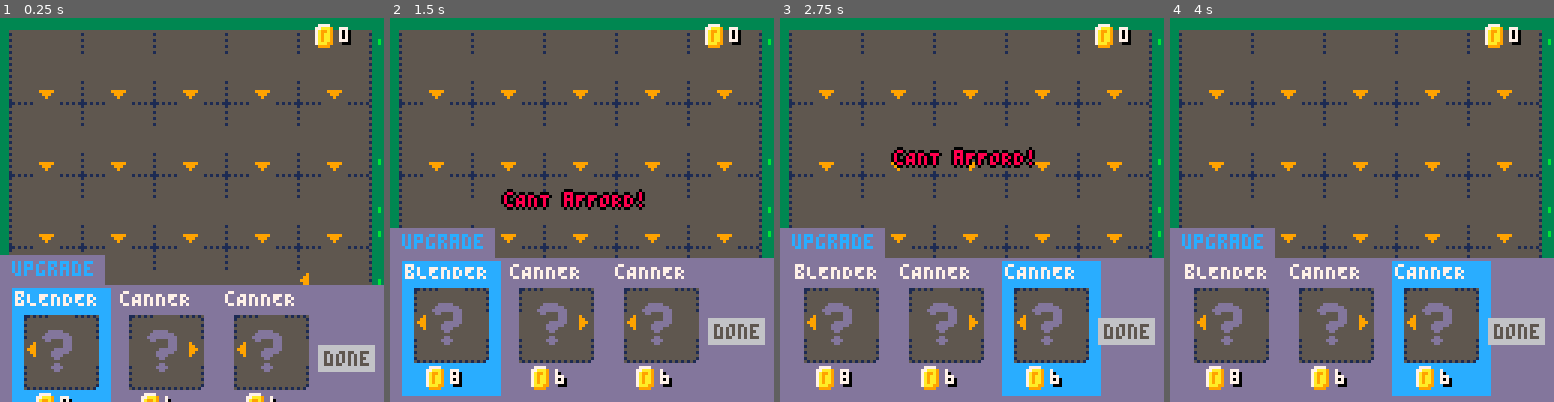
Above: before the commit, frames 1-4 (left to right).
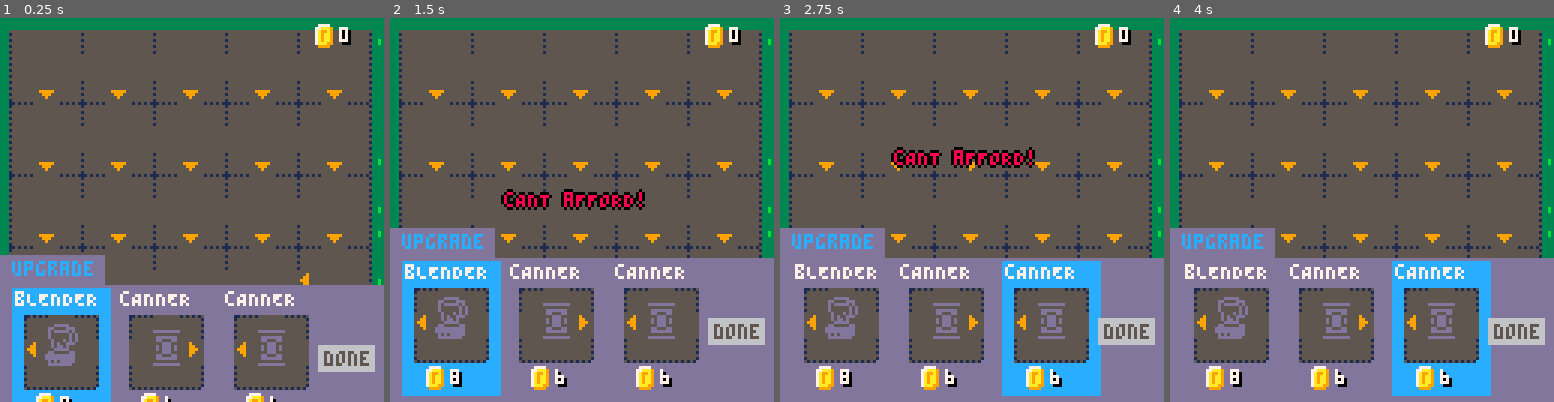
Above: after the commit, the same moments.

Repository: joeld42/ldjam_jovoc
Game: PICO-8 cartridge ld52_harvest/harvest.p8
Two runs of this game, one before a commit and one after it. Both use one fixed random seed, a clock stepped at 60 frames per second and the inputs below.
Inputs:
- Up to frame 1 (0.25 s): no input
- Up to frame 2 (1.5 s): tap X (X key) at 0.33, 1.07 s; tap O (Z key) at 0.7 s
- Up to frame 3 (2.75 s): hold Right 1.6-2.1 s; tap O (Z key) at 1.7, 2.1, 2.5 s; tap X (X key) at 1.85 s; hold Up 2.15-2.42 s; hold Right from 2.47 s (still down)
- Up to frame 4 (4 s): tap O (Z key) at 2.9, 3.3, 3.7 s; tap X (X key) at 2.97 s; release Right at 3.03 s; hold Left 3.08-3.58 s; hold Down 3.63-3.97 s

The runs differ from the first frame. In frame 1, 1.2% of the frame differs, in the area x 10-75%, y 79-93%; in frame 2, 1.2%; in frame 3, 1.2%; in frame 4, 1.2%.

Commit message:
starting on process mechanics

Diff:
--- a/ld52_harvest/code/harvest.lua
+++ b/ld52_harvest/code/harvest.lua
@@ -3,8 +3,9 @@
     pulse = 0
     cx = 0
     ctarg_x = 0
-    cfruit = 64
-    nxtfruit = 66
+
+    cfruit = 1
+    nxtfruit = cfruit+1
     vp = 0
     fruitleft = 0
 
@@ -19,6 +20,13 @@
 
     msgs = {}
 
+    fruitinfo = {
+        { name="apple", fnum=64, cbase=8, cdark=2, cbrite=14 },
+        { name="orange", fnum=64, cbase=9, cdark=4, cbrite=10 },
+        { name="pumpkin", fnum=66, cbase=4, cdark=2, cbrite=9 },
+        { name="strawberry", fnum=66, cbase=8, cdark=3, cbrite=14 },
+    }
+
     shopitems = {}
     shopitemdirs = {
         { mapx=17, dx=0, dy=1 },
@@ -28,10 +36,10 @@
     }
 
     shopitembuilds = {
-        { name="pOLISHER", price=5, icon=192 },
-        { name="bLENDER", price=8, icon=194 },
-        { name="cLONEjAR", price=10, icon=194 },
-        { name="cANNER", price=6, icon=194 },
+        { name="fANCIFIER", price=5, icon=194 },
+        { name="bLENDER", price=8, icon=196 },
+        { name="cLONEjAR", price=10, icon=198 },
+        { name="cANNER", price=6, icon=192 },
     }
 
     -- read the initial grid from the map
@@ -92,12 +100,14 @@
                 if gg == nil then
                     done = 1
                 else
+                    -- process the fruit
+                    process_fruit( f, gg )
+
                     -- move to the next grid
                     f.nxcol = f.nxcol + gg.dx
                     f.nxrow = f.nxrow + gg.dy
 
                     -- age the fruit
-                    f.age = f.age + 1
                     if (f.age > 10) then
                         -- todo spawn spoilage particles
                         spawn_msg( f.sx-12, f.sy, "Spoiled!", 11 )
@@ -117,10 +127,32 @@
 
 end
 
+function process_fruit( f, g )
+    if (g.icon == 192) then
+        -- canner
+        f.fnum = 96
+        f.age = -10 -- reset the age
+        f.name = "canned " .. f.name
+    elseif (g.icon == 194) then
+        -- fancifier
+        f.coutline = 10
+        f.name = "fancy " .. f.name
+    elseif (g.icon == 196) then
+        -- blender
+        f.fnum = 98
+        f.age = 0
+        f.name = f.name .. " smoothie"
+    end
+end
+
 function score_fruit( f )
+
+    local name = f.name
+
     local p = flr(rnd(3))+1
     vp = vp + p
-    spawn_msg( f.sx+(rnd(12)-10), f.sy-10, tostr(p), 10 )
+    name = name .. " $" .. tostr(p)
+    spawn_msg( f.sx-(#name*4), f.sy-10, name, 10 )
 end
 
 
@@ -142,9 +174,15 @@
 end
 
 -- fruits --
-function make_fruit( fnum, col, row, sx, sy, upd )
+function make_fruit( finfo_ndx, col, row, sx, sy, upd )
+    local finfo = fruitinfo[finfo_ndx]
     local ff = {
-        fnum = fnum,
+        fnum = finfo.fnum,
+        name= finfo.name,
+        cbase = finfo.cbase,
+        cdark = finfo.cdark,
+        cbrite = finfo.cbrite,
+        coutline = 7,
         col=col, row=row,
         nxcol=col, nxrow=row,
         sx=sx, sy=sy,
@@ -161,6 +199,10 @@
     local spoil_age = 6
     for f in all(fruits) do
         if f.age < spoil_age then
+            pal( 8, f.cbase ) -- base color
+            pal( 2, f.cdark ) -- dark color
+            pal( 14, f.cbrite ) -- highlight color
+            pal( 7, f.coutline ) -- outline color
             spr( f.fnum, f.sx-8, f.sy-8, 2, 2 )
         end
     end
@@ -173,12 +215,17 @@
         end
     end
 
+    -- restore pallette
     pal()
 
 end
 
 function draw_dropfruit()
-    spr( cfruit, cx-8, -abs(1.0-pulse)*4  , 2, 2 )
+    local fi = fruitinfo[ cfruit ]
+    pal( 8, fi.cbase ) -- base color
+    pal( 2, fi.cdark ) -- dark color
+    pal( 14, fi.cbrite ) -- highlight color
+    spr( fi.fnum, cx-8, -abs(1.0-pulse)*4  , 2, 2 )
 end
 
 function draw_msgs()
@@ -228,8 +275,8 @@
         fruitleft -= 1
 
         cfruit = nxtfruit
-        nxtfruit += 2
-        if nxtfruit > 66 then nxtfruit=64 end
+        nxtfruit += 1
+        if nxtfruit > #fruitinfo then nxtfruit=1 end
     end
 
 end
@@ -466,12 +513,19 @@
 
     -- fruit left
     if fruitleft > 0 then
-        local sx, sy = (nxtfruit % 16) * 8, flr(nxtfruit \ 16) * 8
-        --spr( nxtfruit, 100, 2 )
+        local fi = fruitinfo[nxtfruit]
+        local sx, sy = (fi.fnum % 16) * 8, flr(fi.fnum \ 16) * 8
+
+
+        pal( 8, fi.cbase ) -- base color
+        pal( 2, fi.cdark ) -- dark color
+        pal( 14, fi.cbrite ) -- highlight color
         sspr( sx, sy, 16, 16, 100, 12, 8, 8 )
+
         local fl = tostr(fruitleft)
         print( fl, 111, 14, 0 )
         print( fl, 110, 13, 7 )
+        pal()
     end
 
     -- buy round
Not shown, changed: 174 lines of the sprite sheet (__gfx__) section of ld52_harvest/harvest.p8
Not shown, changed: the thumbnail (__label__) section of ld52_harvest/harvest.p8
